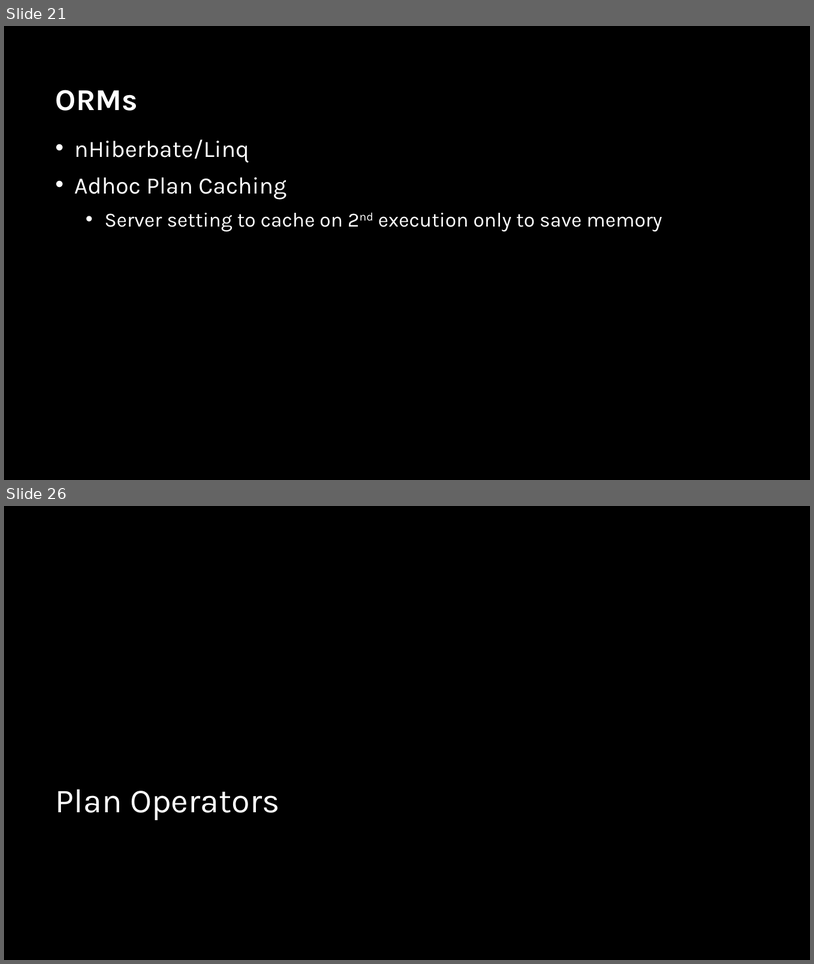
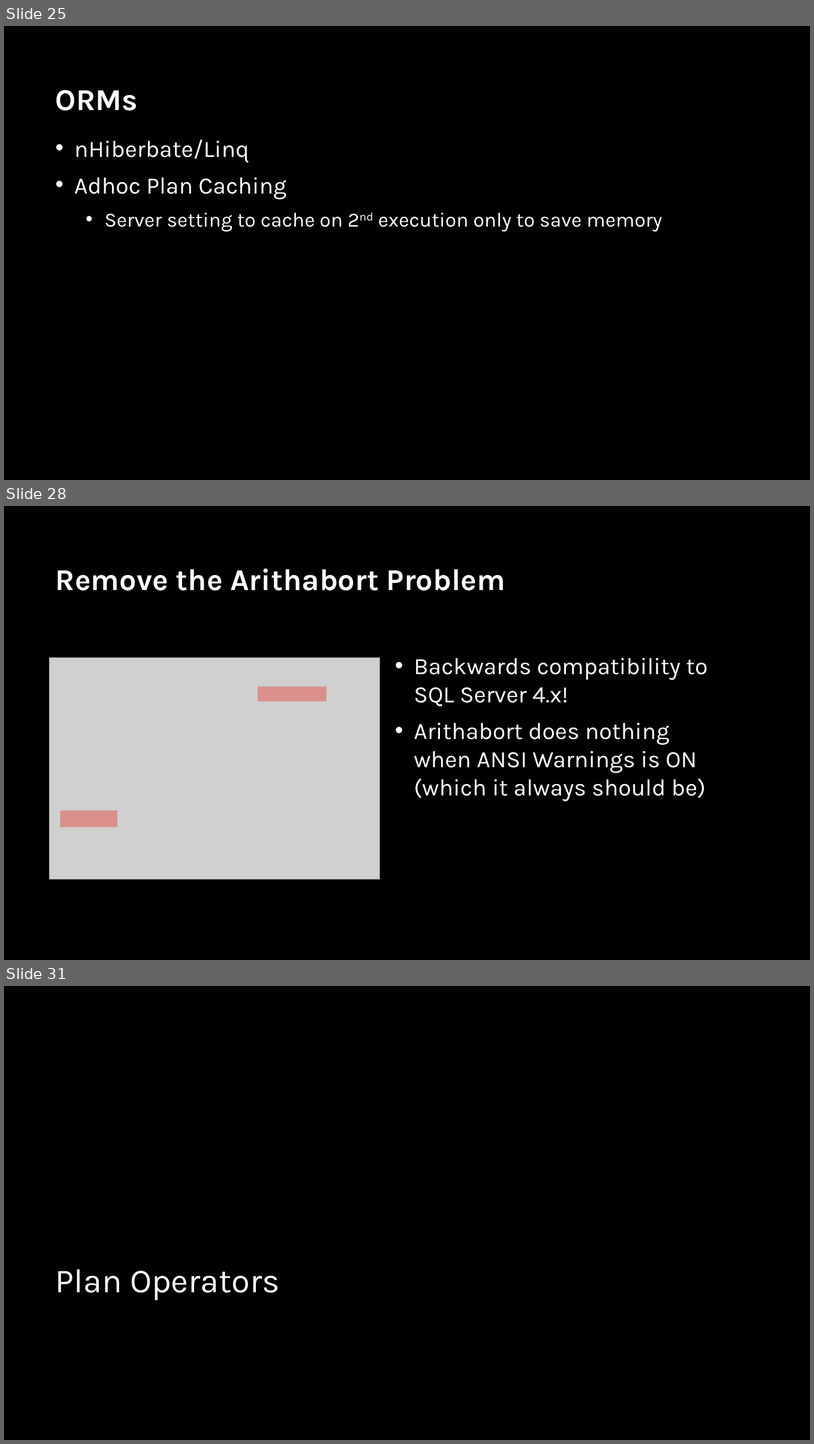
Before and after one commit to sabinio/SQLTraining, a slide deck: Slides/3. Query Execution.pptx. Shown one above the other, each under a label of ours: slides 21 and 26 before the commit, slides 25, 28 and 31 after it; the slides between them are not shown. The pictures are 814x964 and 814x1444 pixels, drawn with LibreOffice and Linux fonts; fonts in the diff are those of the drawing; grey boxes stand for pictures; background and template pictures are left out. Boxes give left, top, right and bottom in pixels: in the first picture for what was removed or moved away, otherwise in the second. Text is boxed around its words. In the diff, an @@ line names an element or a change of style, - is before the commit and + after.

```diff
--- a/Slides/3. Query Execution.pptx
+++ b/Slides/3. Query Execution.pptx
@@ slide 28 added at [4,506,810,960], background picture (left out) @@
@@ title added at [56,568,506,591], 36 pt, text #FFFFFF, bold @@
+Remove the Arithabort Problem
@@ picture added at [50,657,380,879] @@
@@ text added at [414,658,708,801], 28 pt, text #FFFFFF @@
+• Backwards compatibility to SQL Server 4.x!
+• Arithabort does nothing when ANSI Warnings is ON (which it always should be)
@@ rectangle added at [258,686,326,702], fill #E25247 at 50% opacity @@
@@ rectangle added at [60,810,118,826], fill #E25247 at 50% opacity @@
@@ what was slide 21 is now slide 25 @@
@@ what was slide 26 is now slide 31 @@
```
Also in this commit, not shown: 7 slides changed, 7 other slides added, 3 slides removed, 1 other file.
